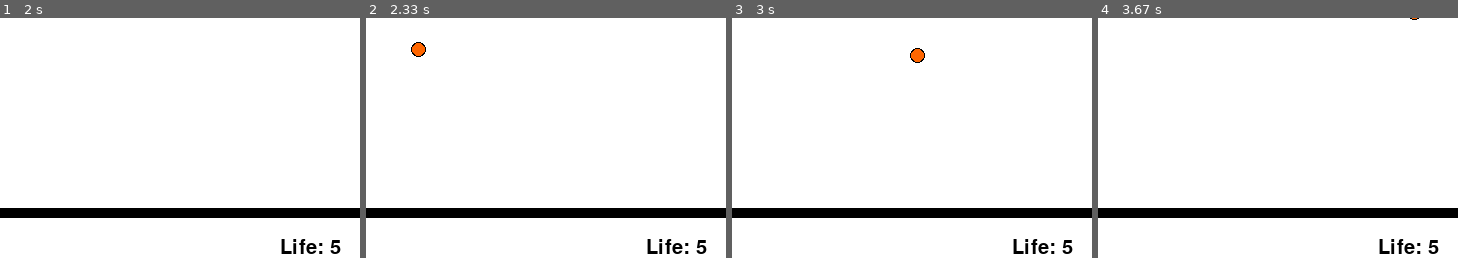
Above: before the commit, frames 1-4 (left to right).
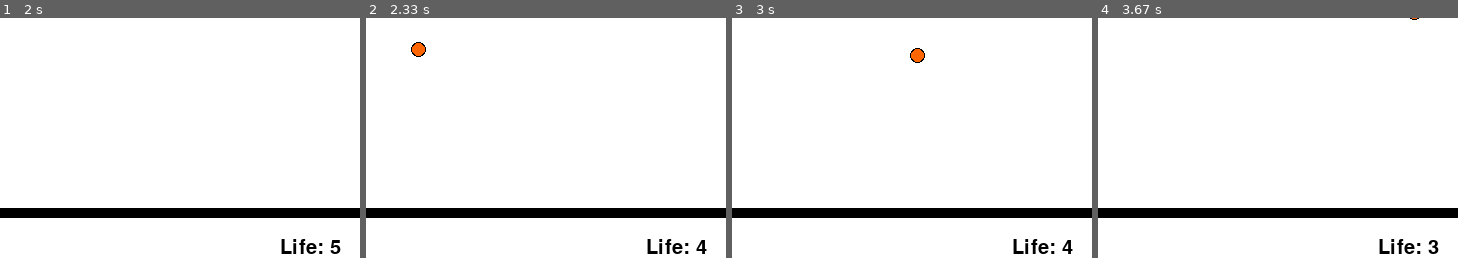
Above: after the commit, the same moments.

Repository: curtisxk38/pygame-DodgeGame
Game: pygame game, started from main.py
Same seed, same stepped clock (60 frames per second), same inputs: the game is played once before the commit and once after it.
Inputs (mouse positions are % of the whole screen's width and height, from its top left):
- Up to frame 1 (2 s): click (50, 50) at 0.38 s; hold Right 0.67-1.13 s; move the mouse to (51, 56) at 0.7 s; hold Right 1.17-1.63 s; hold Left from 1.67 s (still down)
- Up to frame 2 (2.33 s): release Left at 2.2 s; hold Left from 2.23 s (still down)
- Up to frame 3 (3 s): release Left at 2.63 s; hold Right from 2.67 s (still down)
- Up to frame 4 (3.67 s): release Right at 3.3 s; hold Left from 3.33 s (still down)
The pictures show only the part of the screen within x 50-100%, y 50-100%; the shares and areas given below are measured in that part.

Frame 1 is identical in both runs. In frame 2, 0.1% of the frame differs, in the area x 91-95%, y 92-99%; in frame 3, 0.1%; in frame 4, less than 0.1%.

Commit message:
Better hit detection

Diff:
--- a/game.py
+++ b/game.py
@@ -23,6 +23,7 @@
                KEY_BINDINGS["RIGHT"]: vector.Vector(2, 0)}
 
 things = pygame.sprite.Group()
+balls_collide_with = []
 
 score = [0]
 life = [5]
@@ -37,7 +38,6 @@
         self.rect = pygame.Rect(rect)
         self.move = vector.Vector(self.rect.centerx, self.rect.centery)
         self.speed = speed
-        self.last_hit = pygame.time.get_ticks()
 
         self.boundary_rect = pygame.Rect(50, 0, SCREEN_SIZE[0] - 50, SCREEN_SIZE[1])
 
@@ -99,14 +99,12 @@
             self.direction = None
 
     def hit(self, sprite_group):
-        now = pygame.time.get_ticks()
-        if now - self.last_hit > 100:
-            for sprite in sprite_group:
-                if isinstance(sprite, Ball):
-                    if self.rect.colliderect(sprite.rect):
-                            life[0] -= 1
-            return now
-        return self.last_hit
+        for sprite in sprite_group:
+            if isinstance(sprite, Ball) and sprite not in balls_collide_with and self.rect.colliderect(sprite.rect):
+                balls_collide_with.append(sprite)
+                life[0] -= 1
+            elif sprite in balls_collide_with and not self.rect.colliderect(sprite.rect):
+                balls_collide_with.remove(sprite)
 
     def update(self, pressed_keys, sprite_group, dt):
         change = vector.Vector(0, 0)
@@ -123,8 +121,7 @@
             self.rect.clamp_ip(self.boundary_rect)
             self.move = vector.Vector(self.rect.centerx, self.rect.centery)
         self.adjust_images()
-
-        self.last_hit = self.hit(sprite_group)
+        self.hit(sprite_group)
 
     def draw(self, surface):
         surface.blit(self.image, self.rect)
